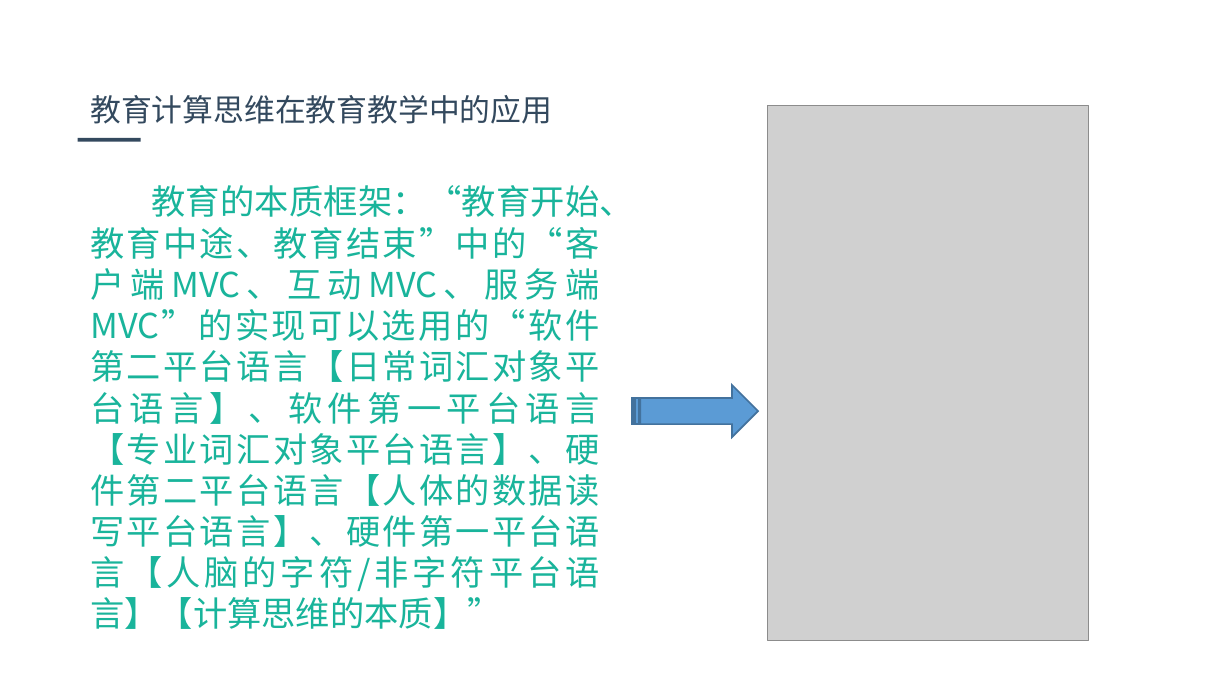
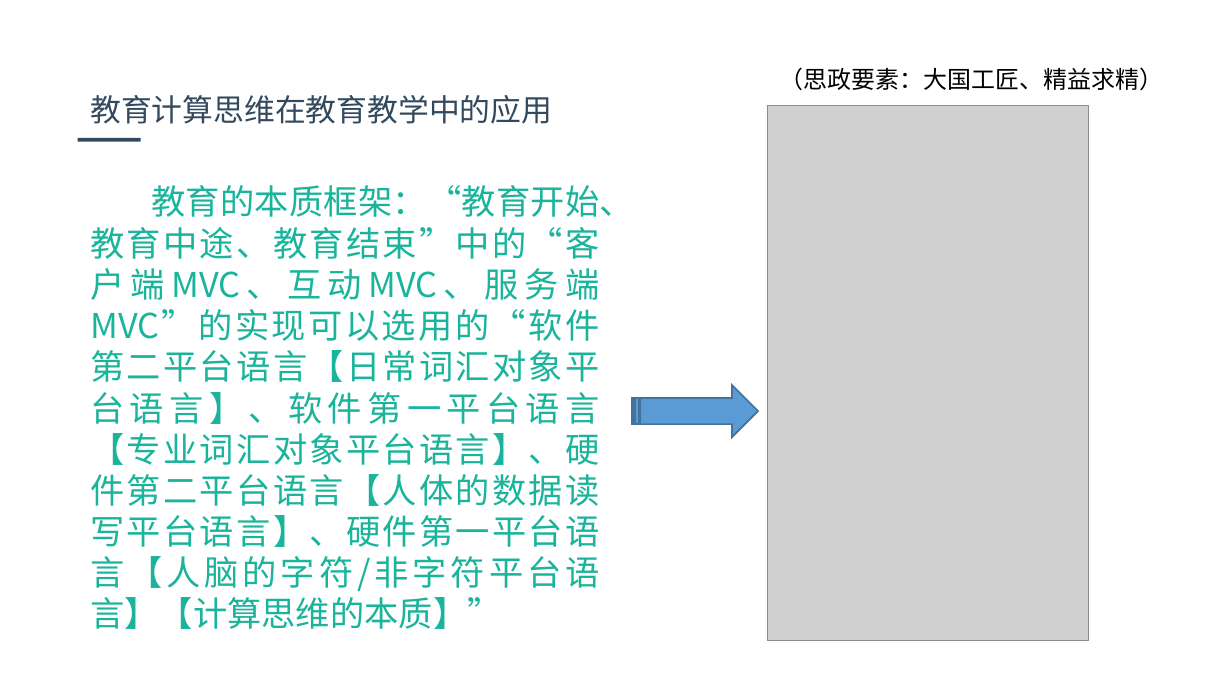
Before and after one commit to jbhuang99/WebEdu_LocalVersion_YuQin_DotNetCore2.1, a slide deck: slide 5 of wwwroot/TheMmainLineofEducationalComputingThinking.pptx. Drawn at 1232x693 pixels with LibreOffice and Linux fonts; fonts in the diff are those of the drawing; grey boxes stand for pictures; background and template pictures are left out. Boxes give left, top, right and bottom in pixels: in the first picture for what was removed or moved away, otherwise in the second. Text is boxed around its words. In the diff, an @@ line names an element or a change of style, - is before the commit and + after.

```diff
--- a/wwwroot/TheMmainLineofEducationalComputingThinking.pptx
+++ b/wwwroot/TheMmainLineofEducationalComputingThinking.pptx
@@ text added at (780, 67, 1164, 90), 14 pt, text #000000 @@
+（思政要素：大国工匠、精益求精）
```
Also in this commit, not shown: 5 other slides changed, 1 slide added, 1 slide removed.
